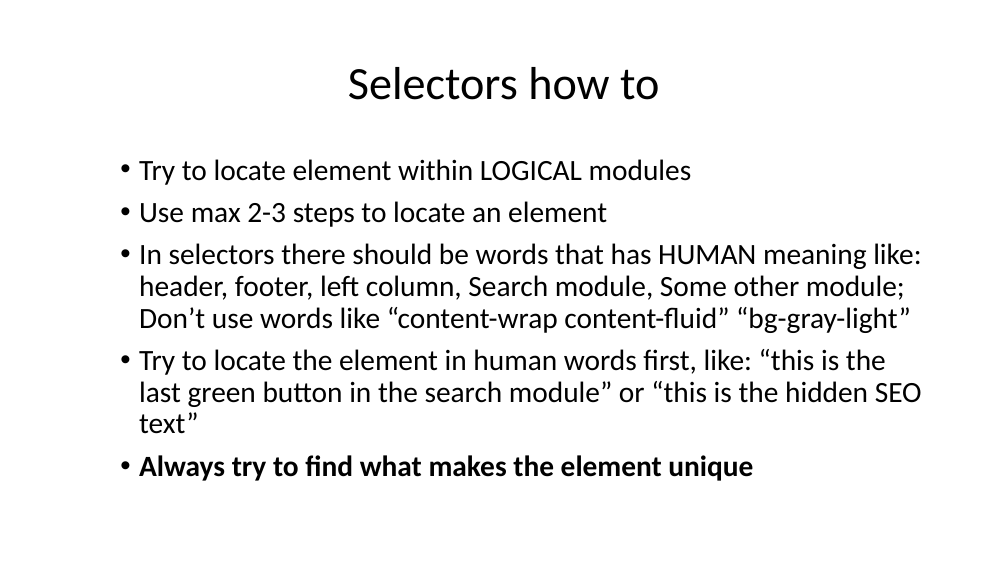
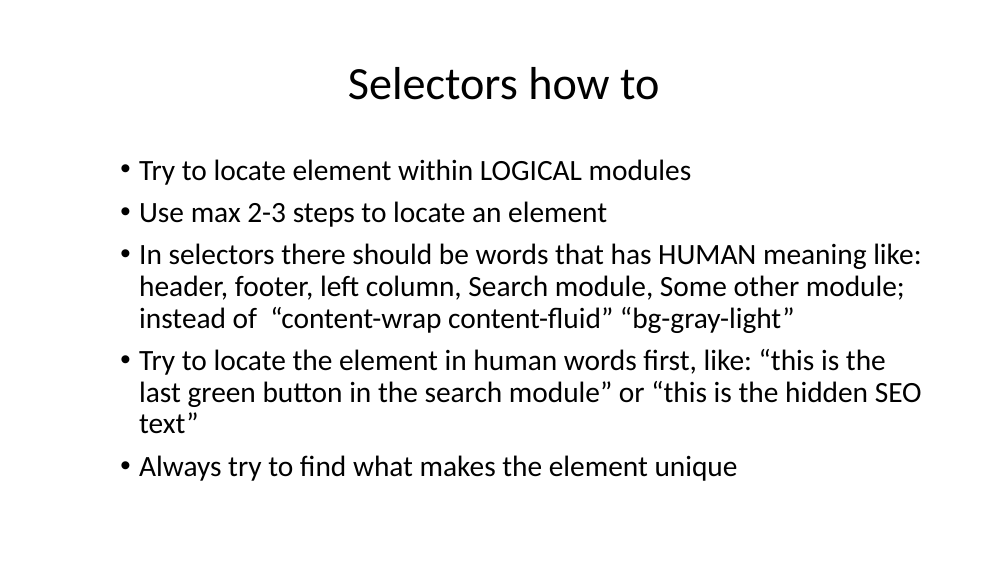
Before and after one commit to dvelio/QAAutomationCourse2017, a slide deck: slide 5 of Presentations/QA Automation Course Week 5.pptx. Drawn at 1008x567 pixels with LibreOffice and Linux fonts; fonts in the diff are those of the drawing. Boxes give left, top, right and bottom in pixels: in the first picture for what was removed or moved away, otherwise in the second. Text is boxed around its words. In the diff, an @@ line names an element or a change of style, - is before the commit and + after.

```diff
--- a/Presentations/QA Automation Course Week 5.pptx
+++ b/Presentations/QA Automation Course Week 5.pptx
@@ text at (139,243,921,333): text changed @@
-• In selectors there should be words that has HUMAN meaning like: header, footer, left column, Search module, Some other module; Don’t use words like “content-wrap content-fluid” “bg-gray-light”
+• In selectors there should be words that has HUMAN meaning like: header, footer, left column, Search module, Some other module; instead of “content-wrap content-fluid” “bg-gray-light”
@@ text at (139,455,738,481): bold off in "Always try to find what makes the ..." @@
```
Also in this commit, not shown: 1 other slide changed, 8 slides added, 1 other file.
